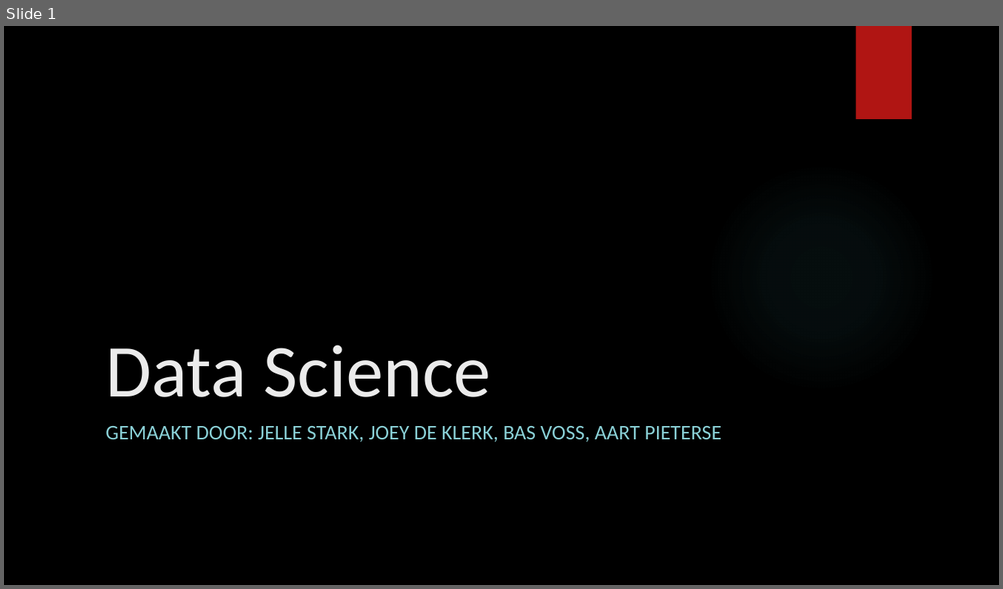
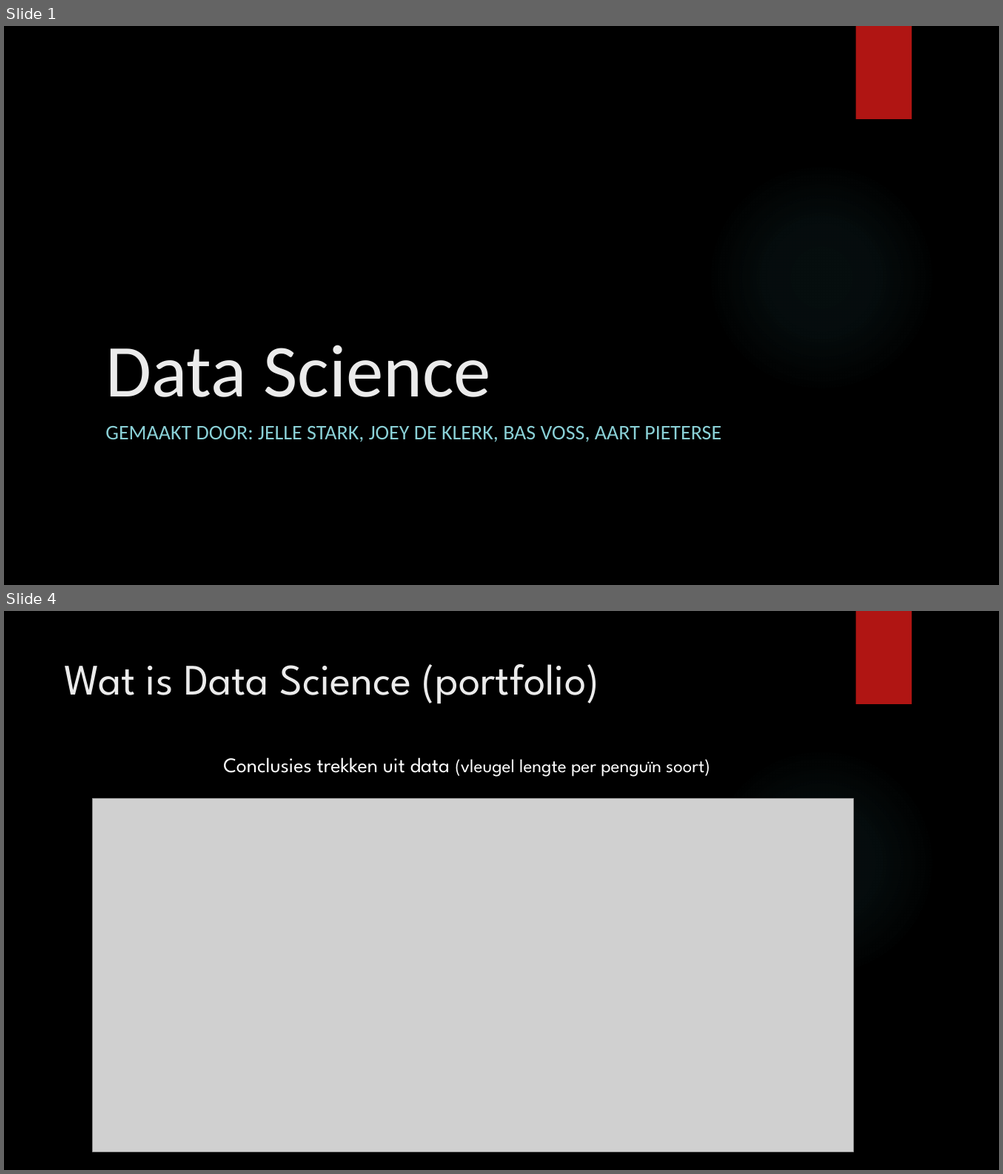
Before and after one commit to AartPieterse/DataSciencePortfolio, a slide deck: 101.pptx. Shown one above the other, each under a label of ours: slide 1 before the commit, slides 1 and 4 after it; the slides between them are not shown. The pictures are 1003x589 and 1003x1174 pixels, drawn with LibreOffice and Linux fonts; fonts in the diff are those of the drawing; grey boxes stand for pictures; background and template pictures are left out. Boxes give left, top, right and bottom in pixels: in the first picture for what was removed or moved away, otherwise in the second. Text is boxed around its words. In the diff, an @@ line names an element or a change of style, - is before the commit and + after.

```diff
--- a/101.pptx
+++ b/101.pptx
@@ slide 4 added at <box>4,611,999,1170</box>, background picture (left out); not listed: 2 template elements that a slide beside it also shows @@
@@ title added at <box>64,664,599,704</box>, 42 pt, text #EBEBEB @@
+Wat is Data Science (portfolio)
@@ text added at <box>223,758,710,777</box>, 18 pt, text #FFFFFF @@
+Conclusies trekken uit data (vleugel lengte per penguïn soort)
@@ picture added at <box>93,799,854,1152</box> @@
```
Also in this commit, not shown: 1 slide changed, 3 other slides added.
